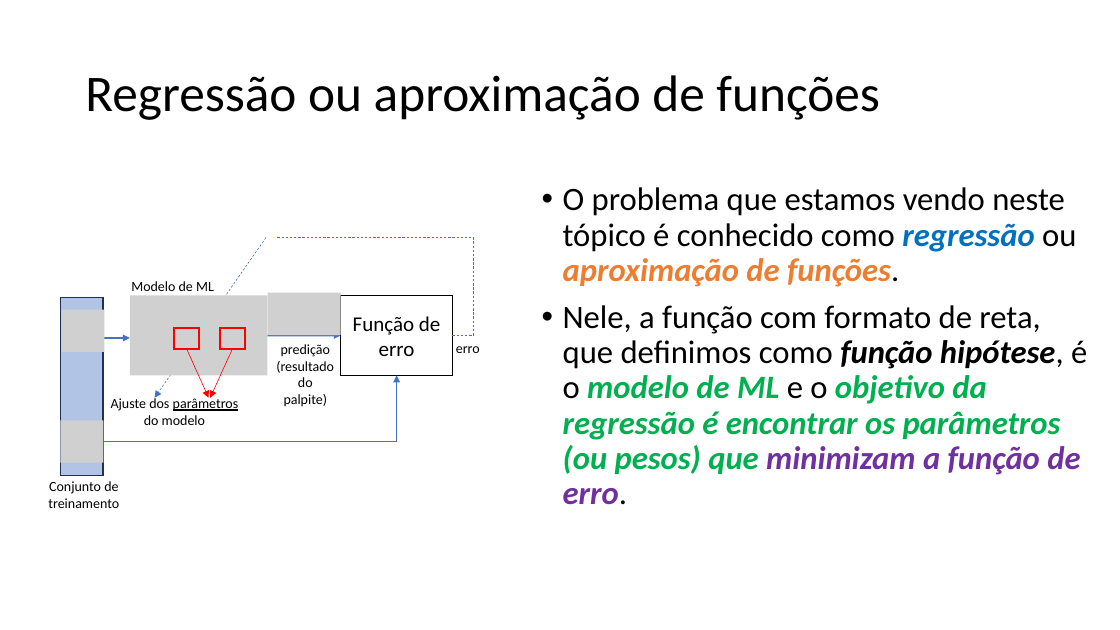
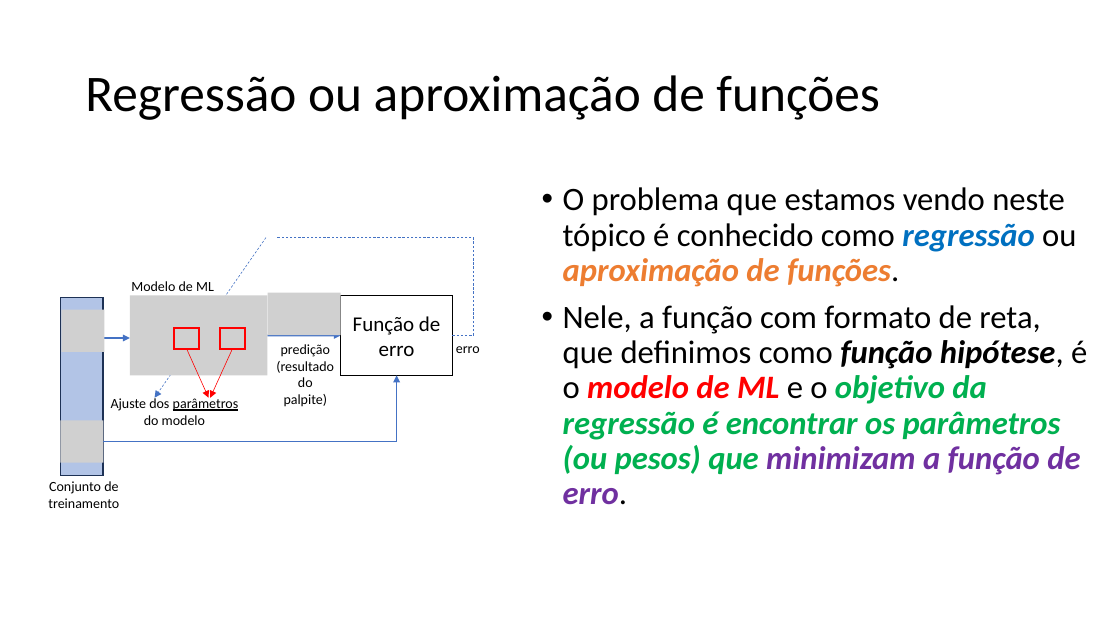
Before and after one commit to zz4fap/tp557-iot-ml, a slide deck: slide 25 of slides/TP557_5_Medindo_a_precisão_de_um_modelo_de_ML.pptx. Drawn at 1120x630 pixels with LibreOffice and Linux fonts; fonts in the diff are those of the drawing; grey boxes stand for pictures. Boxes give left, top, right and bottom in pixels: in the first picture for what was removed or moved away, otherwise in the second. Text is boxed around its words. In the diff, an @@ line names an element or a change of style, - is before the commit and + after.

```diff
--- a/slides/TP557_5_Medindo_a_precisão_de_um_modelo_de_ML.pptx
+++ b/slides/TP557_5_Medindo_a_precisão_de_um_modelo_de_ML.pptx
@@ text at bbox=[563, 305, 1087, 505]: text colour #00B050 to #FF0000 in "modelo de ML" @@
```
Also in this commit, not shown: 2 other slides changed, 2 other files.
